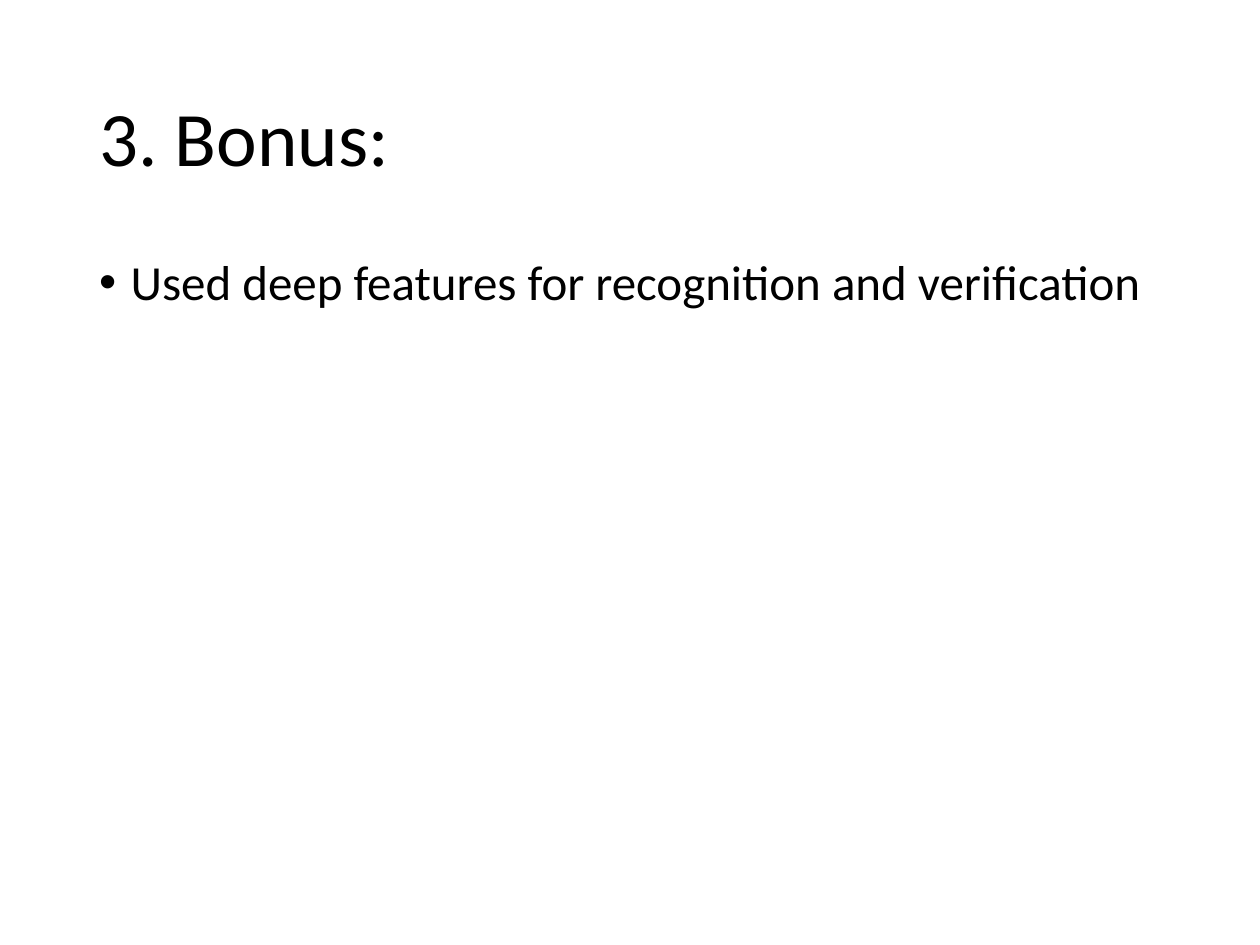
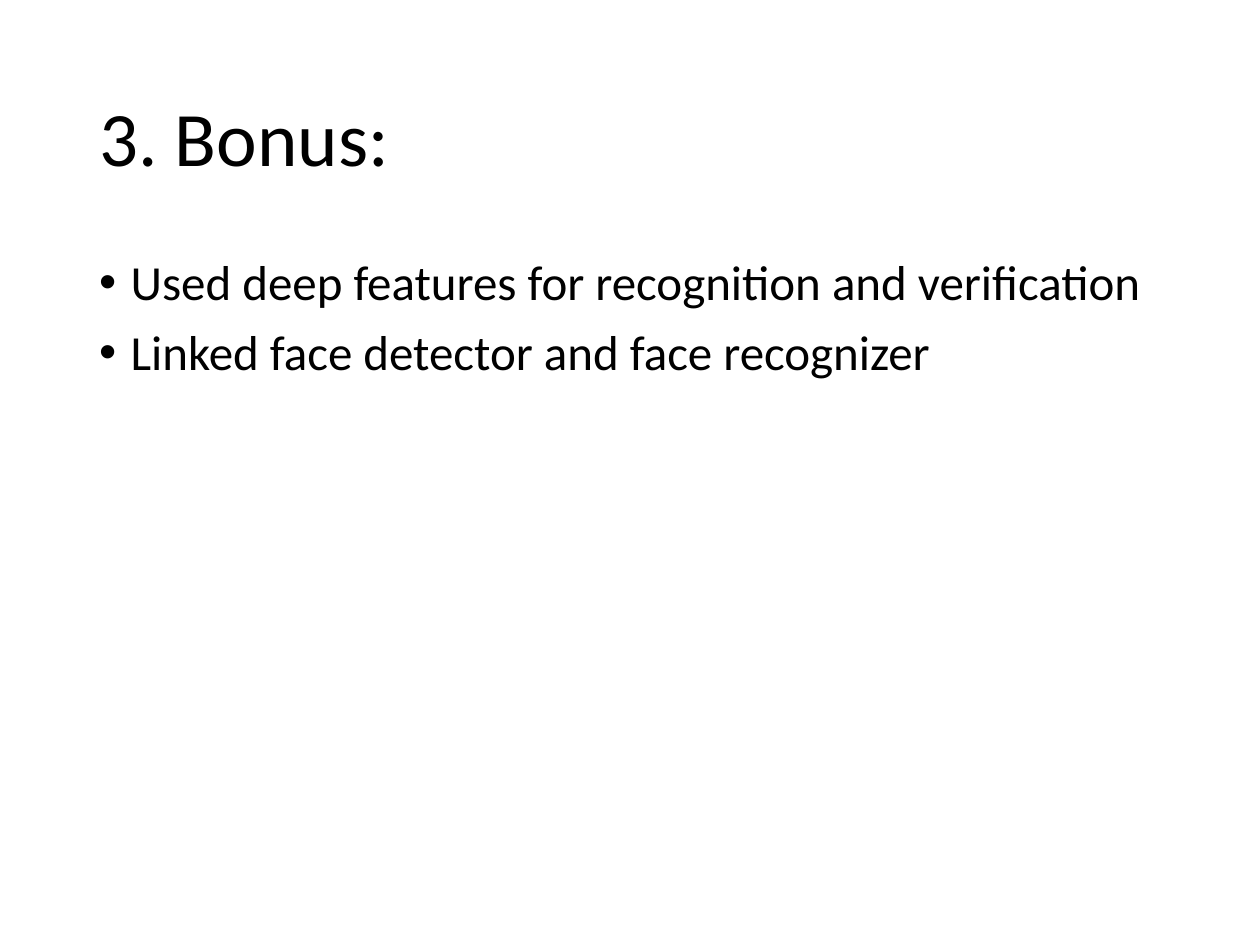
Before and after one commit to saravanabalagi/face_id, a slide deck: slide 6 of face_detectives_v1.0.pptx. Drawn at 1260x945 pixels with LibreOffice and Linux fonts; fonts in the diff are those of the drawing. Boxes give left, top, right and bottom in pixels: in the first picture for what was removed or moved away, otherwise in the second. Text is boxed around its words. In the diff, an @@ line names an element or a change of style, - is before the commit and + after.

```diff
--- a/face_detectives_v1.0.pptx
+++ b/face_detectives_v1.0.pptx
@@ text at (131,336,929,379): paragraph added @@
+• Linked face detector and face recognizer
```
Also in this commit, not shown: 2 other slides changed, 1 slide added.
